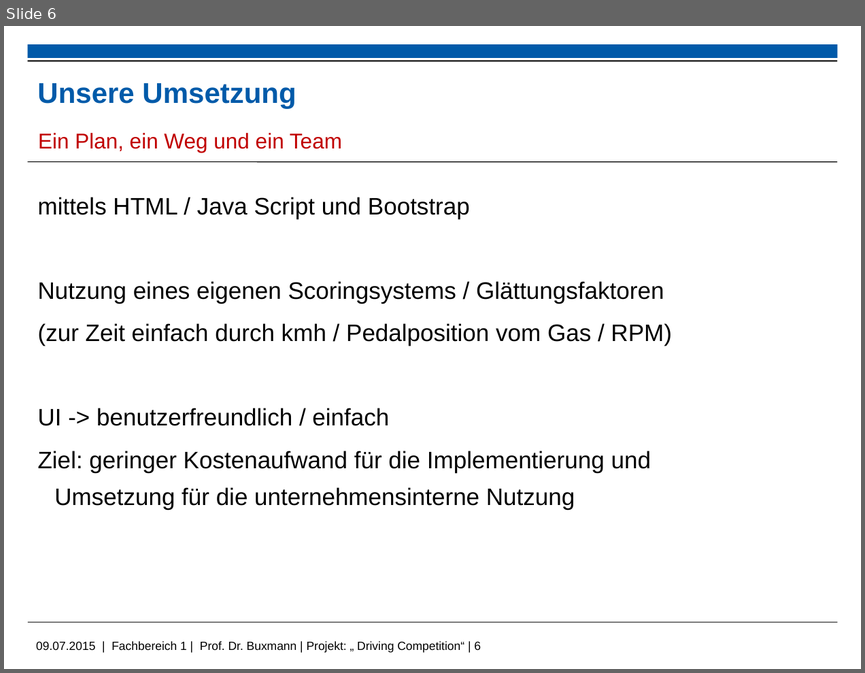
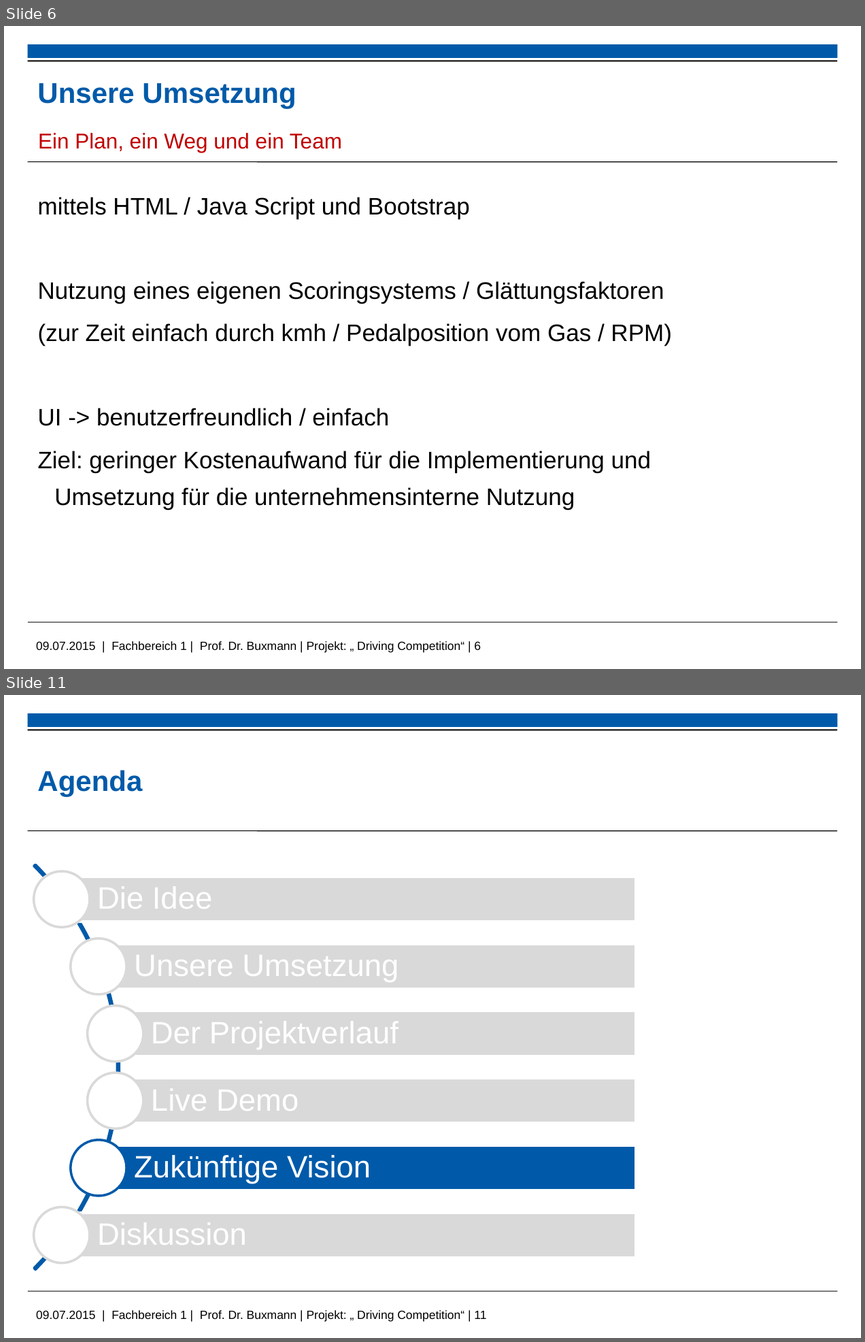
Before and after one commit to kolhagen/drivingcompetition, a slide deck: Big Data - Driving Compitiion.pptx. Shown one above the other, each under a label of ours: slide 6 before the commit, slides 6 and 11 after it; the slides between them are not shown. The pictures are 865x673 and 865x1342 pixels, drawn with LibreOffice and Linux fonts; fonts in the diff are those of the drawing; background and template pictures are left out. Boxes give left, top, right and bottom in pixels: in the first picture for what was removed or moved away, otherwise in the second. Text is boxed around its words. In the diff, an @@ line names an element or a change of style, - is before the commit and + after.

```diff
--- a/Big Data - Driving Compitiion.pptx
+++ b/Big Data - Driving Compitiion.pptx
@@ slide 11 added at bbox=[4, 695, 861, 1338], background #FFFFFF; not listed: 5 template elements that a slide beside it also shows @@
@@ title added at bbox=[37, 770, 142, 797], 24 pt, text #005AA9, bold @@
+Agenda
@@ group added at bbox=[4, 781, 636, 1338]: 6 rectangles, 6 texts, 6 ellipses, 1 arch (boxed as its full ring) @@
+Die Idee
+Unsere Umsetzung
+Der Projektverlauf
+Live Demo
+Zukünftige Vision
+Diskussion
```
Also in this commit, not shown: 10 slides changed, 2 other slides added.
